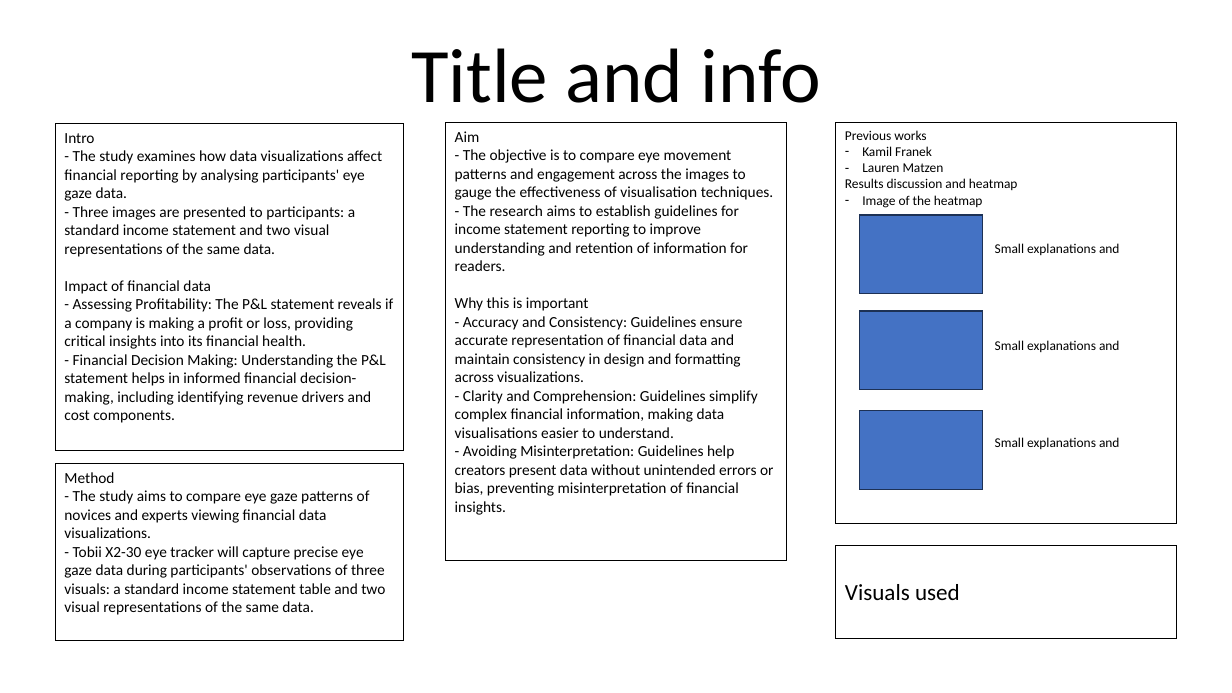
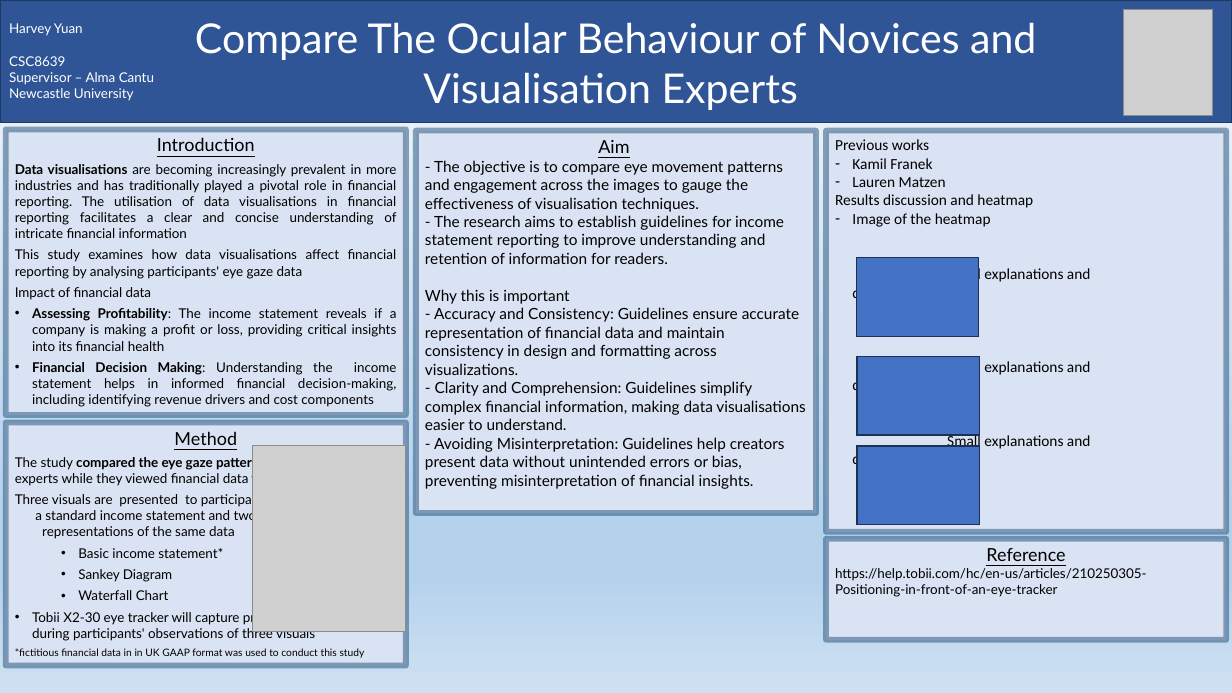
Before and after one commit to hyuan10/CSC_8639_3.8, a slide deck: slide 1 of Poster/CSC_8639_HY_Poster_draft.pptx. Drawn at 1232x693 pixels with LibreOffice and Linux fonts; fonts in the diff are those of the drawing; grey boxes stand for pictures. Boxes give left, top, right and bottom in pixels: in the first picture for what was removed or moved away, otherwise in the second. Text is boxed around its words. In the diff, an @@ line names an element or a change of style, - is before the commit and + after.

Commit message:
Poster Update

```diff
--- a/Poster/CSC_8639_HY_Poster_draft.pptx
+++ b/Poster/CSC_8639_HY_Poster_draft.pptx
@@ background #FFFFFF to gradient #F7FAFD to #B5D2EC to #CEE1F2 @@
@@ rectangle added at bbox=[0, 0, 1232, 123], fill #2F5597, outline #203864 1 pt @@
@@ text added at bbox=[9, 23, 154, 101], 10.5 pt, text #FFFFFF @@
+Harvey Yuan
+CSC8639
+Supervisor – Alma Cantu
+Newcastle University
@@ text added at bbox=[195, 22, 1036, 110], 32 pt, text #FFFFFF @@
+Compare The Ocular Behaviour of Novices and Visualisation Experts
@@ picture added at bbox=[1123, 9, 1213, 115] @@
@@ title removed at bbox=[411, 48, 820, 103] @@
-Title and info
@@ rectangle "Introduction": place and size @@
-rectangle "Introduction" at bbox=[55, 124, 404, 450]
+rectangle "Introduction" at bbox=[6, 129, 406, 415]
@@ rectangle "Introduction" at bbox=[6, 129, 406, 415]: fill none to #DAE3F3; outline #000000 0.75 pt to #1F4E79 4.5 pt @@
@@ text in rectangle at bbox=[15, 137, 397, 279]: text changed; size 12 to 10.5 pt; font Calibri to Lato @@
-Intro
-- The study examines how data visualizations affect financial reporting by analysing participants' eye gaze data.
-- Three images are presented to participants: a standard income statement and two visual representations of the same data.
+Introduction
+Data visualisations are becoming increasingly prevalent in more industries and has traditionally played a pivotal role in financial reporting. The utilisation of data visualisations in financial reporting facilitates a clear and concise understanding of intricate financial information
+This study examines how data visualisations affect financial reporting by analysing participants' eye gaze data
@@ rectangle "Aim": place and size @@
-rectangle "Aim" at bbox=[445, 123, 787, 562]
+rectangle "Aim" at bbox=[416, 130, 816, 513]
@@ rectangle "Aim" at bbox=[416, 130, 816, 513]: size 12 to 14 pt, underline on in "Aim"; font Calibri to Lato; alignment left to centre; fill none to #DAE3F3; outline #000000 0.75 pt to #1F4E79 4.5 pt @@
@@ rectangle "Previous works": place and size @@
-rectangle "Previous works" at bbox=[836, 123, 1177, 524]
+rectangle "Previous works" at bbox=[826, 130, 1226, 531]
@@ rectangle "Previous works" at bbox=[826, 130, 1226, 531]: size 10.5 to 12 pt; fill none to #DAE3F3; outline #000000 0.75 pt to #1F4E79 4.5 pt @@
@@ rectangle: place and size @@
-rectangle at bbox=[860, 411, 982, 490]
+rectangle at bbox=[857, 258, 979, 336]
@@ text in rectangle at bbox=[15, 287, 152, 300]: size 12 to 10.5 pt, font Calibri to Lato in "Impact of financial data"; alignment left to justified; more space between paragraphs @@
@@ text in rectangle at bbox=[32, 308, 397, 407]: text changed; size 12 to 10.5 pt; font Calibri to Lato @@
-- Assessing Profitability: The P&L statement reveals if a company is making a profit or loss, providing critical insights into its financial health.
-- Financial Decision Making: Understanding the P&L statement helps in informed financial decision-making, including identifying revenue drivers and cost components.
+• Assessing Profitability: The income statement reveals if a company is making a profit or loss, providing critical insights into its financial health
+• Financial Decision Making: Understanding the income statement helps in informed financial decision-making, including identifying revenue drivers and cost components
@@ rectangle: place and size @@
-rectangle at bbox=[860, 215, 982, 294]
+rectangle at bbox=[857, 357, 979, 435]
@@ rectangle "Method" at bbox=[6, 422, 406, 665]: fill none to #DAE3F3; outline #000000 0.75 pt to #1F4E79 4.5 pt @@
@@ rectangle "Method": place and size @@
-rectangle "Method" at bbox=[55, 464, 404, 641]
+rectangle "Method" at bbox=[6, 422, 406, 665]
@@ text in rectangle at bbox=[174, 431, 237, 445]: size 12 to 14 pt, font Calibri to Lato, underline on in "Method"; alignment left to centre; more space between paragraphs @@
@@ picture added at bbox=[252, 446, 406, 632] @@
@@ rectangle: place and size @@
-rectangle at bbox=[860, 311, 982, 390]
+rectangle at bbox=[857, 446, 979, 525]
@@ text in rectangle at bbox=[15, 455, 365, 658]: text changed; size 12 to 10.5 pt; font Calibri to Lato @@
-- The study aims to compare eye gaze patterns of novices and experts viewing financial data visualizations.
-- Tobii X2-30 eye tracker will capture precise eye gaze data during participants' observations of three visuals: a standard income statement table and two visual representations of the same data.
+The study compared the eye gaze patterns of novices and experts while they viewed financial data visualisations
+Three visuals are presented to participants: a standard income statement and two visual representations of the same data
+  • Basic income statement*
+  • Sankey Diagram
+  • Waterfall Chart
+• Tobii X2-30 eye tracker will capture precise eye gaze data during participants' observations of three visuals
+*fictitious financial data in in UK GAAP format was used to conduct this study
@@ rectangle added at bbox=[826, 539, 1226, 640], fill #DAE3F3, outline #1F4E79 4.5 pt, 10.5 pt, text #000000 @@
+Reference
+https://help.tobii.com/hc/en-us/articles/210250305-Positioning-in-front-of-an-eye-tracker
@@ rectangle removed at bbox=[836, 545, 1177, 639] @@
-Visuals used
```
